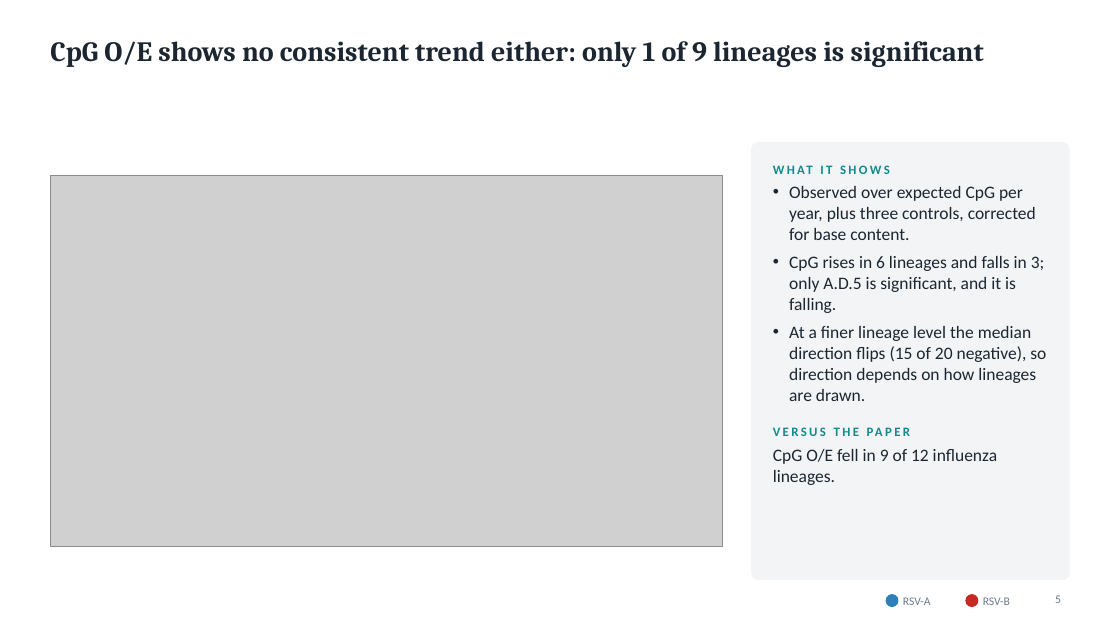
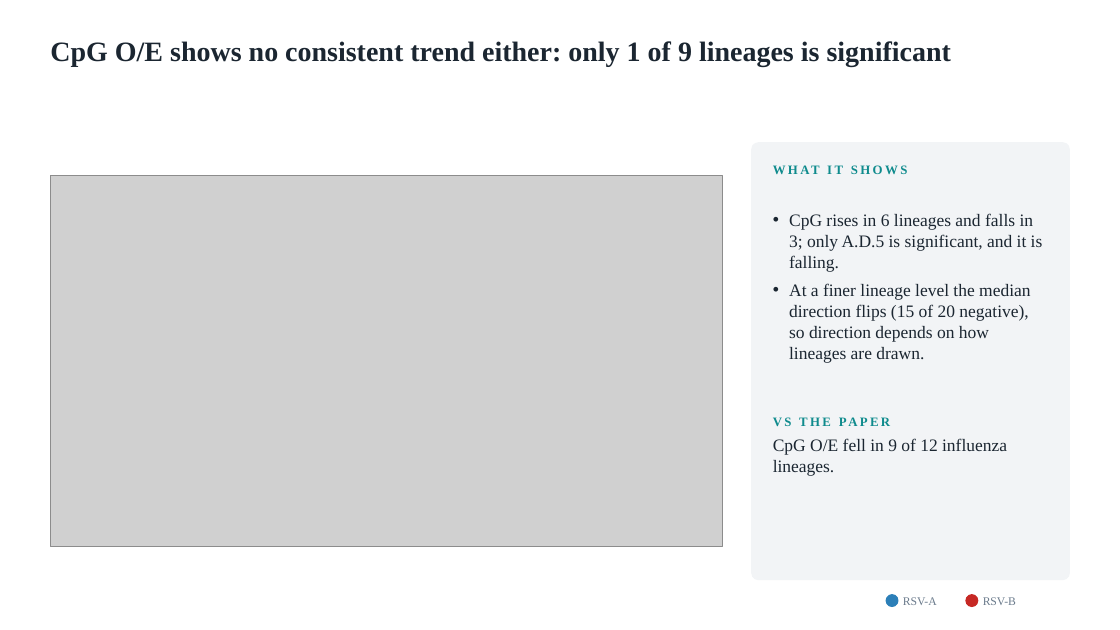
Before and after one commit to Wlimni/RSV, a slide deck: slide 5 of docs/RSV_Results_Update.pptx. Drawn at 1120x630 pixels with LibreOffice and Linux fonts; fonts in the diff are those of the drawing; grey boxes stand for pictures. Boxes give left, top, right and bottom in pixels: in the first picture for what was removed or moved away, otherwise in the second. Text is boxed around its words. In the diff, an @@ line names an element or a change of style, - is before the commit and + after.

```diff
--- a/docs/RSV_Results_Update.pptx
+++ b/docs/RSV_Results_Update.pptx
@@ title "CpG O/E shows no consistent ..." at [50,41,951,67]: font Cambria to Times New Roman @@
@@ text at [773,213,1043,476]: text changed; font Calibri to Times New Roman @@
-VERSUS THE PAPER
+VS THE PAPER
@@ text at [789,186,1036,240]: paragraph removed @@
-• Observed over expected CpG per year, plus three controls, corrected for base content.
@@ text at [773,213,1043,476]: font Calibri to Times New Roman @@
@@ text "RSV-A" at [903,597,937,605]: font Calibri to Times New Roman @@
@@ text "RSV-B" at [983,597,1016,605]: font Calibri to Times New Roman @@
@@ page number removed at [1055,595,1061,603] @@
-5
```
Also in this commit, not shown: 7 other slides changed, 1 slide removed, 7 other files.
